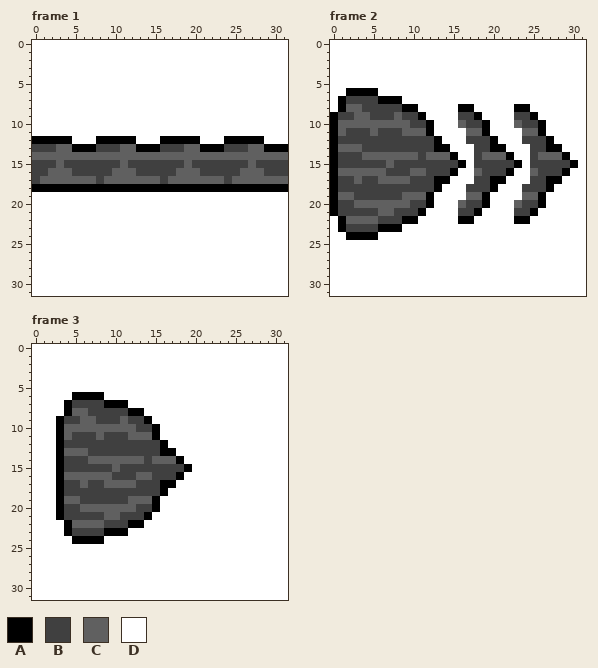
A pixel-art file gets an edit: assets/sprites/characters/megaship/megaship_teleport_masks.ase. Above is the file before it was changed.
32x32 pixels, 3 frames. Shown: frame 1, frame 2, frame 3.
Palette (. is transparent): A #000000  B #404040  C #606060  D #ffffff
Pixels before, frame 1, first column x 0:
 0 DDDDDDDDDDDDDDDDDDDDDDDDDDDDDDDD
 1 DDDDDDDDDDDDDDDDDDDDDDDDDDDDDDDD
 2 DDDDDDDDDDDDDDDDDDDDDDDDDDDDDDDD
 3 DDDDDDDDDDDDDDDDDDDDDDDDDDDDDDDD
 4 DDDDDDDDDDDDDDDDDDDDDDDDDDDDDDDD
 5 DDDDDDDDDDDDDDDDDDDDDDDDDDDDDDDD
 6 DDDDDDDDDDDDDDDDDDDDDDDDDDDDDDDD
 7 DDDDDDDDDDDDDDDDDDDDDDDDDDDDDDDD
 8 DDDDDDDDDDDDDDDDDDDDDDDDDDDDDDDD
 9 DDDDDDDDDDDDDDDDDDDDDDDDDDDDDDDD
10 DDDDDDDDDDDDDDDDDDDDDDDDDDDDDDDD
11 DDDDDDDDDDDDDDDDDDDDDDDDDDDDDDDD
12 AAAAADDDAAAAADDDAAAAADDDAAAAADDD
13 BBBCCAAABBBCCAAABBBCCAAABBBCCAAA
14 CCCCCCCCCCCCCCCCCCCCCCCCCCCCCCCC
15 BBBCBBBBBBBCBBBBBBBCBBBBBBBCBBBB
16 BBCCCBBBBBCCCBBBBBCCCBBBBBCCCBBB
17 BCCCCCCCBCCCCCCCBCCCCCCCBCCCCCCC
18 AAAAAAAAAAAAAAAAAAAAAAAAAAAAAAAA
19 DDDDDDDDDDDDDDDDDDDDDDDDDDDDDDDD
20 DDDDDDDDDDDDDDDDDDDDDDDDDDDDDDDD
21 DDDDDDDDDDDDDDDDDDDDDDDDDDDDDDDD
22 DDDDDDDDDDDDDDDDDDDDDDDDDDDDDDDD
23 DDDDDDDDDDDDDDDDDDDDDDDDDDDDDDDD
24 DDDDDDDDDDDDDDDDDDDDDDDDDDDDDDDD
25 DDDDDDDDDDDDDDDDDDDDDDDDDDDDDDDD
26 DDDDDDDDDDDDDDDDDDDDDDDDDDDDDDDD
27 DDDDDDDDDDDDDDDDDDDDDDDDDDDDDDDD
28 DDDDDDDDDDDDDDDDDDDDDDDDDDDDDDDD
29 DDDDDDDDDDDDDDDDDDDDDDDDDDDDDDDD
30 DDDDDDDDDDDDDDDDDDDDDDDDDDDDDDDD
31 DDDDDDDDDDDDDDDDDDDDDDDDDDDDDDDD
Pixels before, frame 2, first column x 0:
 0 DDDDDDDDDDDDDDDDDDDDDDDDDDDDDDDD
 1 DDDDDDDDDDDDDDDDDDDDDDDDDDDDDDDD
 2 DDDDDDDDDDDDDDDDDDDDDDDDDDDDDDDD
 3 DDDDDDDDDDDDDDDDDDDDDDDDDDDDDDDD
 4 DDDDDDDDDDDDDDDDDDDDDDDDDDDDDDDD
 5 DDDDDDDDDDDDDDDDDDDDDDDDDDDDDDDD
 6 DDAAAADDDDDDDDDDDDDDDDDDDDDDDDDD
 7 DABBBBAAADDDDDDDDDDDDDDDDDDDDDDD
 8 DACCBBBBBAADDDDDAADDDDDAADDDDDDD
 9 ABBCCBBBCBBADDDDBBADDDDBBADDDDDD
10 ACCCCCCCCCBBADDDCBBADDDCBBADDDDD
11 ACBBBCBBBCCCADDDDCCADDDDCCADDDDD
12 ABBBBBBBBBBBBADDDBBBADDDBBBADDDD
13 ACCCBBBBBBBBBAADDDBBAADDDBBAADDD
14 ABBBCCCCCCCBCCCADDBCCCADDBCCCADD
15 ABBBBBBCBBBBBBBBADBBBBBADBBBBBAD
16 ACCCCCCBBBCCBBBADDCBBBADDCBBBADD
17 ABBCBBCCCCBBBAADDDBBAADDDBBAADDD
18 ABBBBBBBBBBBBADDDBBBADDDBBBADDDD
19 ACCBBBBBBCCCADDDDCCADDDDCCADDDDD
20 ABBCCCCCCCBBADDDCBBADDDCBBADDDDD
21 ABBBBBCCBBBADDDDBBADDDDBBADDDDDD
22 DACCCCBBBAADDDDDAADDDDDAADDDDDDD
23 DABBBBAAADDDDDDDDDDDDDDDDDDDDDDD
24 DDAAAADDDDDDDDDDDDDDDDDDDDDDDDDD
25 DDDDDDDDDDDDDDDDDDDDDDDDDDDDDDDD
26 DDDDDDDDDDDDDDDDDDDDDDDDDDDDDDDD
27 DDDDDDDDDDDDDDDDDDDDDDDDDDDDDDDD
28 DDDDDDDDDDDDDDDDDDDDDDDDDDDDDDDD
29 DDDDDDDDDDDDDDDDDDDDDDDDDDDDDDDD
30 DDDDDDDDDDDDDDDDDDDDDDDDDDDDDDDD
31 DDDDDDDDDDDDDDDDDDDDDDDDDDDDDDDD
Pixels before, frame 3, first column x 0:
 0 DDDDDDDDDDDDDDDDDDDDDDDDDDDDDDDD
 1 DDDDDDDDDDDDDDDDDDDDDDDDDDDDDDDD
 2 DDDDDDDDDDDDDDDDDDDDDDDDDDDDDDDD
 3 DDDDDDDDDDDDDDDDDDDDDDDDDDDDDDDD
 4 DDDDDDDDDDDDDDDDDDDDDDDDDDDDDDDD
 5 DDDDDDDDDDDDDDDDDDDDDDDDDDDDDDDD
 6 DDDDDAAAADDDDDDDDDDDDDDDDDDDDDDD
 7 DDDDABBBBAAADDDDDDDDDDDDDDDDDDDD
 8 DDDDACCBBBBBAADDDDDDDDDDDDDDDDDD
 9 DDDABBCCBBBCBBADDDDDDDDDDDDDDDDD
10 DDDACCCCCCCCCBBADDDDDDDDDDDDDDDD
11 DDDACBBBCBBBCCCADDDDDDDDDDDDDDDD
12 DDDABBBBBBBBBBBBADDDDDDDDDDDDDDD
13 DDDACCCBBBBBBBBBAADDDDDDDDDDDDDD
14 DDDABBBCCCCCCCBCCCADDDDDDDDDDDDD
15 DDDABBBBBBCBBBBBBBBADDDDDDDDDDDD
16 DDDACCCCCCBBBCCBBBADDDDDDDDDDDDD
17 DDDABBCBBCCCCBBBAADDDDDDDDDDDDDD
18 DDDABBBBBBBBBBBBADDDDDDDDDDDDDDD
19 DDDACCBBBBBBCCCADDDDDDDDDDDDDDDD
20 DDDABBCCCCCCCBBADDDDDDDDDDDDDDDD
21 DDDABBBBBCCBBBADDDDDDDDDDDDDDDDD
22 DDDDACCCCBBBAADDDDDDDDDDDDDDDDDD
23 DDDDABBBBAAADDDDDDDDDDDDDDDDDDDD
24 DDDDDAAAADDDDDDDDDDDDDDDDDDDDDDD
25 DDDDDDDDDDDDDDDDDDDDDDDDDDDDDDDD
26 DDDDDDDDDDDDDDDDDDDDDDDDDDDDDDDD
27 DDDDDDDDDDDDDDDDDDDDDDDDDDDDDDDD
28 DDDDDDDDDDDDDDDDDDDDDDDDDDDDDDDD
29 DDDDDDDDDDDDDDDDDDDDDDDDDDDDDDDD
30 DDDDDDDDDDDDDDDDDDDDDDDDDDDDDDDD
31 DDDDDDDDDDDDDDDDDDDDDDDDDDDDDDDD
After the commit:
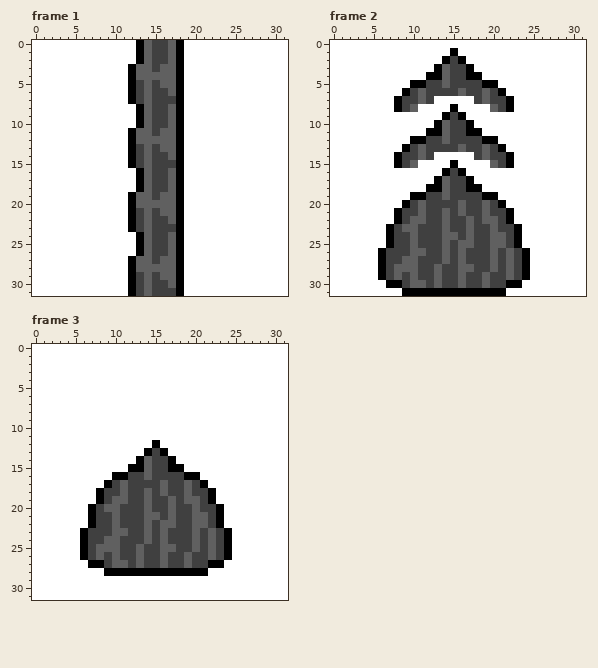
Difference:
Changed rows in their new state; - is an unchanged pixel.
Frame 1:
first column x 0:
 0 -------------ACBBCA-------------
 1 -------------ACBBCA-------------
 2 -------------ACBBCA-------------
 3 ------------ACCBCCA-------------
 4 ------------ACCCCCA-------------
 5 ------------ABCBCCA-------------
 6 ------------ABCBBCA-------------
 7 ------------ABCBBBA-------------
 8 -------------ACBBCA-------------
 9 -------------ACBBCA-------------
10 -------------ACBBCA-------------
11 ------------ACCBCCA-------------
12 DDDDD---DDDD-CCCCC-DD---DDDDD---
13 DDDDDDDDDDDDABCBCCADDDDDDDDDDDDD
14 DDDDDDDDDDDDAB-BB-ADDDDDDDDDDDDD
15 DDDDDDDDDDDDA-C---ADDDDDDDDDDDDD
16 DDDDDDDDDDDDDAC--CADDDDDDDDDDDDD
17 DDDDDDDDDDDDDA-B--ADDDDDDDDDDDDD
18 DDDDDDDDDDDDD-CBBC-DDDDDDDDDDDDD
19 ------------ACCBCCA-------------
20 ------------ACCCCCA-------------
21 ------------ABCBCCA-------------
22 ------------ABCBBCA-------------
23 ------------ABCBBBA-------------
24 -------------ACBBCA-------------
25 -------------ACBBCA-------------
26 -------------ACBBCA-------------
27 ------------ACCBCCA-------------
28 ------------ACCCCCA-------------
29 ------------ABCBCCA-------------
30 ------------ABCBBCA-------------
31 ------------ABCBBBA-------------
Frame 2:
first column x 0:
 1 ---------------A---------------
 2 --------------ABA--------------
 3 -------------ACBBA-------------
 4 ------------AACBBAA------------
 5 ----------AABBCBBBBAA----------
 6 --DDDD---ABCBBBBCBBCBA---------
 7 -DDDDDDD-BBCB-----BCBBA--------
 8 -DDDDDDDABC----ADD--CBADD------
 9 DDDDDDDDDDDD--ABADD----DDD-----
10 DDDDDDDDDDDDDACBBADD---DDDD----
11 DDDDDDDDDDDD-ACBBAAD----DDD----
12 DDDDDDDDDDAA-BCBB--A----DDDD---
13 DDDDDDDDDA-C-BBBCB-CB----DDDD--
14 DDDDDDDDABBCBDDD----BB---DDDDD-
15 DDDDDDDDA-CDDDDAD-DDC-AD-DDDDDD
16 DDDDDDDDDDDDDDABA-DDDDD--DDDDD-
17 DDDDDDDDDDDDD-CBBADDDD---DDDD--
18 DDDDDDDDDDDDA-CBBAADD---DDDD---
19 DDDDDDDDDDAABBCBBBB-A---DDD----
20 DDDDDDDDDA-CBBBB---CBA-DDDD----
21 DDDDDDDDA--CBBCBC-BCBBADDD-----
22 -DDDDDDDABCCBBCBBCBCCBADD------
23 -DDDDDD-BCCBBBCBBCBBCBBA-------
24 --DDDD-ABBCBBBCCBCBBCCBA-------
25 -------ABBCBBBCBCCBBCCBA-------
26 ------ABBBCCBBCBCBBBCBCBA------
27 ------ABBCCBBBCBCBBBCBCBA------
28 ------ABCCCBBCBBCCBBCBCBA------
29 ------ABCBCBBCBBCBBCBBCBA------
30 -------AABCCBCBBCBBCBBAA-------
31 ---------AAAAAAAAAAAAA---------
Frame 3:
first column x 3:
 6 --DDDD----------------
 7 -DDDDDDDD-------------
 8 -DDDDDDDDDD-----------
 9 DDDDDDDDDDDD----------
10 DDDDDDDDDDDDD---------
11 DDDDDDDDDDDDD---------
12 DDDDDDDDDDDDAD--------
13 DDDDDDDDDDDA--D-------
14 DDDDDDDDDDACBBAD------
15 DDDDDDDDDAAC--AAD-----
16 DDDDDDDAA-B----BAA----
17 DDDDDDAB-B---CBBCBA---
18 DDDDDA--C--C-CBBCBBA--
19 DDDDDA-CCBB-BBCBCCBA--
20 DDDDAB--BB-CBBCBBCBBA-
21 DDDDA-B----CCBCBBCCBA-
22 -DDDAB-C-BBCBCCBBCCBA-
23 -DDA--BCCBBCBCBBBCBCBA
24 --D-BBCCBBBCBCBBBCBCBA
25 ---ABCCCBBCBBCCBBCBCBA
26 ---ABCBCBBCBBCBBCBBCBA
27 ----AABCCBCBBCBBCBBAA-
28 ------AAAAAAAAAAAAA---
